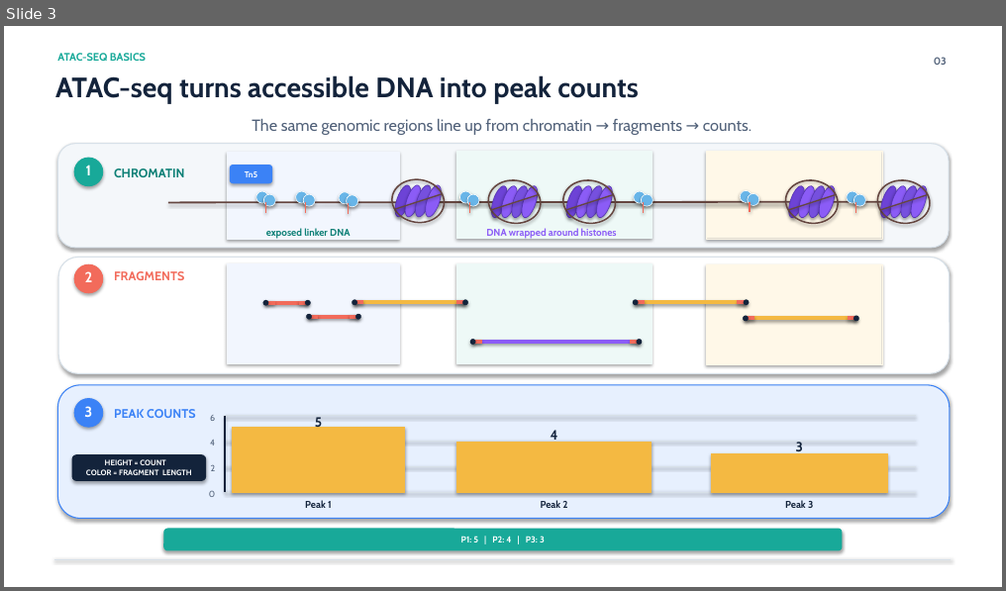
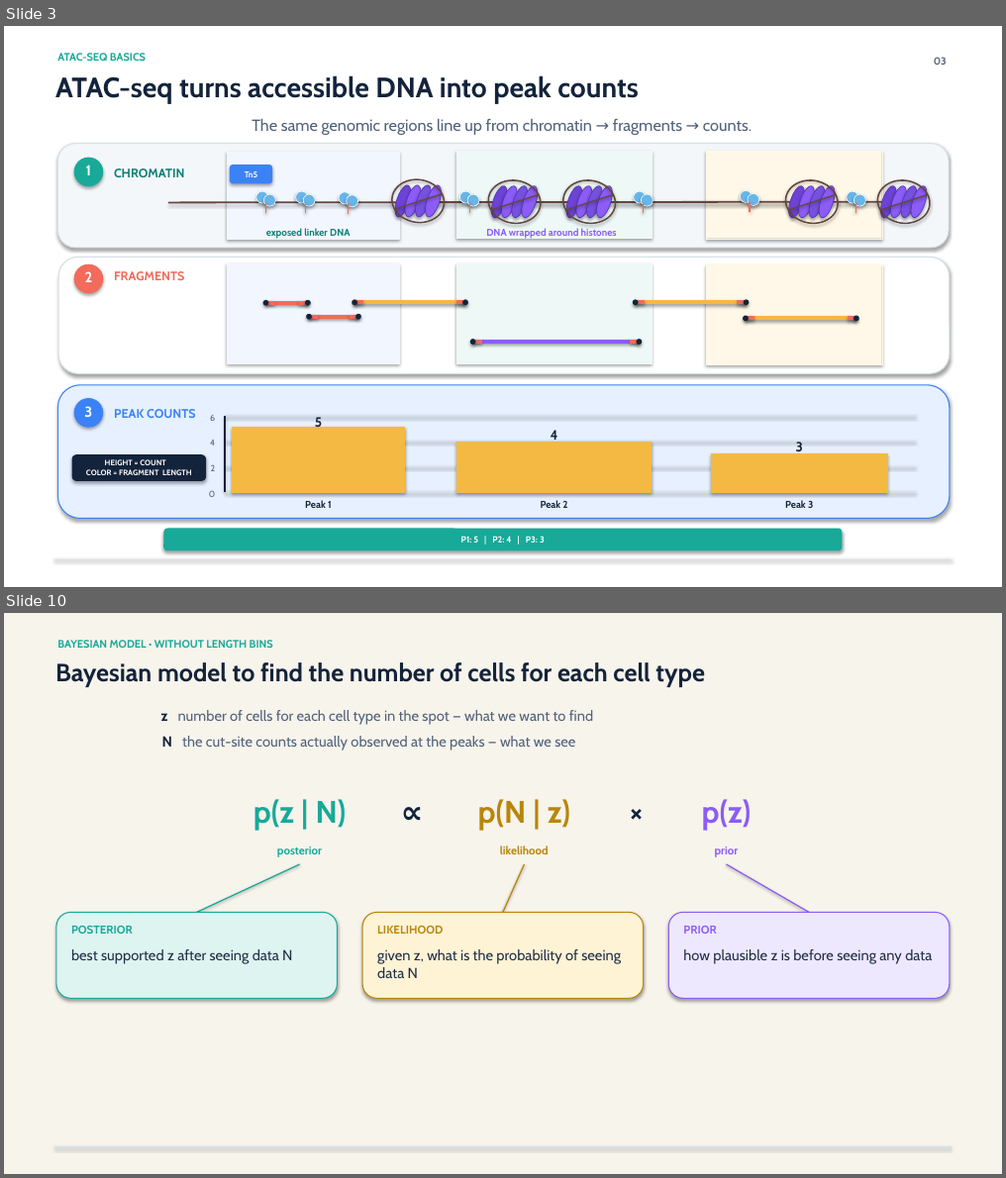
Before and after one commit to ericzhuang2010/deconvATAC, a slide deck: docs/ShapeMix/presentations/ShapeMix_High_School_Research_Deck.pptx. Shown one above the other, each under a label of ours: slide 3 before the commit, slides 3 and 10 after it; the slides between them are not shown. The pictures are 1006x591 and 1006x1178 pixels, drawn with LibreOffice and Linux fonts; fonts in the diff are those of the drawing. Boxes give left, top, right and bottom in pixels: in the first picture for what was removed or moved away, otherwise in the second. Text is boxed around its words. In the diff, an @@ line names an element or a change of style, - is before the commit and + after.

```diff
--- a/docs/ShapeMix/presentations/ShapeMix_High_School_Research_Deck.pptx
+++ b/docs/ShapeMix/presentations/ShapeMix_High_School_Research_Deck.pptx
@@ slide 10 added at [4, 613, 1002, 1174], background #F7F4EC @@
@@ text added at [57, 640, 273, 648], 10.5 pt, text #18A999, bold @@
+BAYESIAN MODEL • WITHOUT LENGTH BINS
@@ text added at [55, 663, 705, 687], 24 pt, text #13233B, bold @@
+Bayesian model to find the number of cells for each cell type
@@ text added at [161, 710, 593, 725], 14 pt, text #52627A @@
+z number of cells for each cell type in the spot — what we want to find
@@ text added at [162, 736, 575, 751], 14 pt, text #52627A @@
+N the cut-site counts actually observed at the peaks — what we see
@@ text added at [393, 785, 431, 836], 30 pt, text #13233B, bold @@
+∝
@@ text added at [618, 785, 655, 836], 30 pt, text #13233B, bold @@
+×
@@ text added at [253, 799, 347, 830], 30 pt, text #18A999, bold @@
+p(z | N)
@@ text added at [478, 799, 570, 830], 30 pt, text #B8860B, bold @@
+p(N | z)
@@ text added at [702, 799, 751, 830], 30 pt, text #8B5CF6, bold @@
+p(z)
@@ text added at [277, 847, 322, 858], 11 pt, text #18A999, bold @@
+posterior
@@ text added at [500, 846, 548, 855], 11 pt, text #B8860B, bold @@
+likelihood
@@ text added at [715, 847, 739, 858], 11 pt, text #8B5CF6, bold @@
+prior
@@ line added from (300, 864) to (197, 912), #18A999 1.2 pt @@
@@ line added from (525, 864) to (503, 912), #B8860B 1.2 pt @@
@@ line added from (727, 864) to (810, 912), #8B5CF6 1.2 pt @@
@@ rounded rectangle added at [56, 912, 338, 998], fill #DDF4F1, outline #18A999 1 pt @@
@@ text added at [71, 926, 133, 934], 11 pt, text #18A999, bold @@
+POSTERIOR
@@ rounded rectangle added at [362, 912, 644, 998], fill #FFF3D6, outline #B8860B 1 pt @@
@@ text added at [377, 926, 443, 934], 11 pt, text #B8860B, bold @@
+LIKELIHOOD
@@ rounded rectangle added at [668, 912, 949, 998], fill #EEE8FF, outline #8B5CF6 1 pt @@
@@ text added at [683, 926, 716, 934], 11 pt, text #8B5CF6, bold @@
+PRIOR
@@ text added at [71, 950, 292, 964], 14 pt, text #213047 @@
+best supported z after seeing data N
@@ text added at [377, 950, 621, 978], 14 pt, text #213047 @@
+given z, what is the probability of seeing data N
@@ text added at [683, 950, 932, 964], 14 pt, text #213047 @@
+how plausible z is before seeing any data
@@ rectangle added at [54, 1147, 951, 1148], fill #D7E0E8, outline #D7E0E8 0.25 pt @@
```
Also in this commit, not shown: 9 slides changed, 7 other slides added, 15 slides removed, 23 other files.
